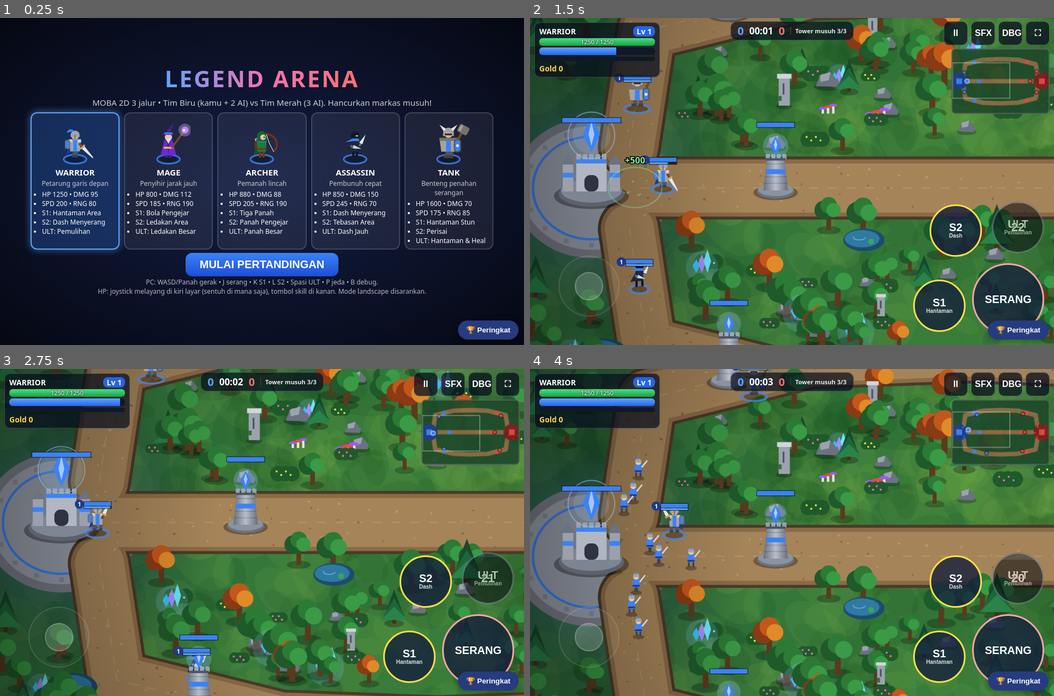
Above: before the commit, frames 1-4 (two rows, left to right).
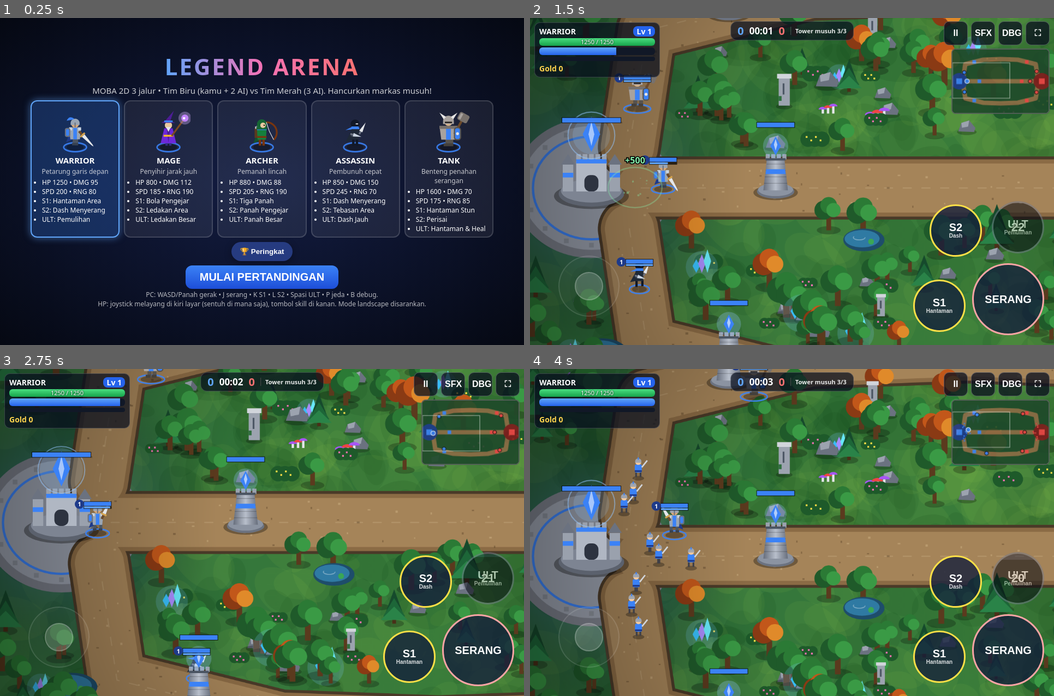
Above: after the commit, the same moments.

Repository: vexelkang-cell/gamepai
Game: browser game, page games/vexel-legend/index.html
Two runs of this game, one before a commit and one after it. Both use one fixed random seed, a clock stepped at 60 frames per second and the inputs below.
Inputs:
- Up to frame 1 (0.25 s): no input
- Up to frame 2 (1.5 s): click "MULAI PERTANDINGAN" at 0.27 s; hold Right from 1.03 s (still down); tap Space at 1.1 s
- Up to frame 3 (2.75 s): release Right at 1.53 s; hold Down 1.58-1.85 s; tap Space at 1.6, 2.1, 2.6 s; hold Left 1.9-2.47 s; hold Up from 2.52 s (still down)
- Up to frame 4 (4 s): release Up at 2.82 s; hold Right 2.87-3.53 s; tap Space at 3.1, 3.6 s; hold Up 3.58-3.82 s; hold Left from 3.87 s (still down)

The runs differ from the first frame. In frame 1, 16% of the frame differs, in the area x 5-99%, y 12-99%; in frame 2, 0.7%; in frame 3, 0.7%; in frame 4, 0.7%.

Commit message:
Move VEXEL LEGEND leaderboard button to hero selection menu

Diff:
--- a/games/vexel-legend/index.html
+++ b/games/vexel-legend/index.html
@@ -1613,5 +1613,27 @@
 }
 boot();
 </script>
+<script>
+/* Pindahkan tombol peringkat ke layar pemilihan hero; ikut tersembunyi saat gameplay. */
+(function(){
+  const placeLeaderboard=()=>{
+    const panel=document.getElementById('vexel-leaderboard-panel');
+    const cards=document.getElementById('cards');
+    const menu=document.getElementById('menu');
+    if(!panel||!cards||!menu) return false;
+    if(panel.parentElement!==menu) cards.insertAdjacentElement('afterend',panel);
+    panel.style.cssText += ';position:relative!important;left:auto!important;right:auto!important;top:auto!important;bottom:auto!important;margin:8px auto 2px!important;width:max-content;max-width:100%;z-index:11';
+    const toggle=panel.querySelector('#vexel-lb-toggle');
+    if(toggle) toggle.style.cssText += ';display:block;margin:0 auto';
+    const content=panel.querySelector('#vexel-lb-content');
+    if(content) content.style.maxHeight='28vh';
+    return true;
+  };
+  if(!placeLeaderboard()){
+    const observer=new MutationObserver(()=>{if(placeLeaderboard()) observer.disconnect();});
+    observer.observe(document.body,{childList:true,subtree:true});
+  }
+})();
+</script>
 <script src="/vexel-leaderboard.js" data-game-id="vexel-legend" defer></script></body>
 </html>
